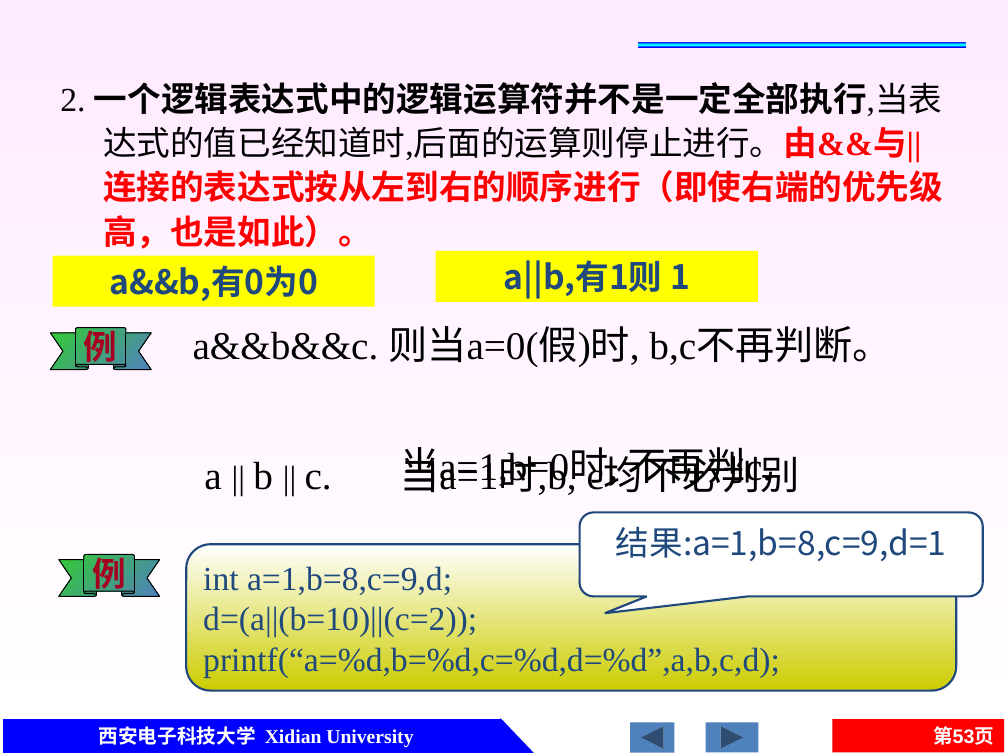
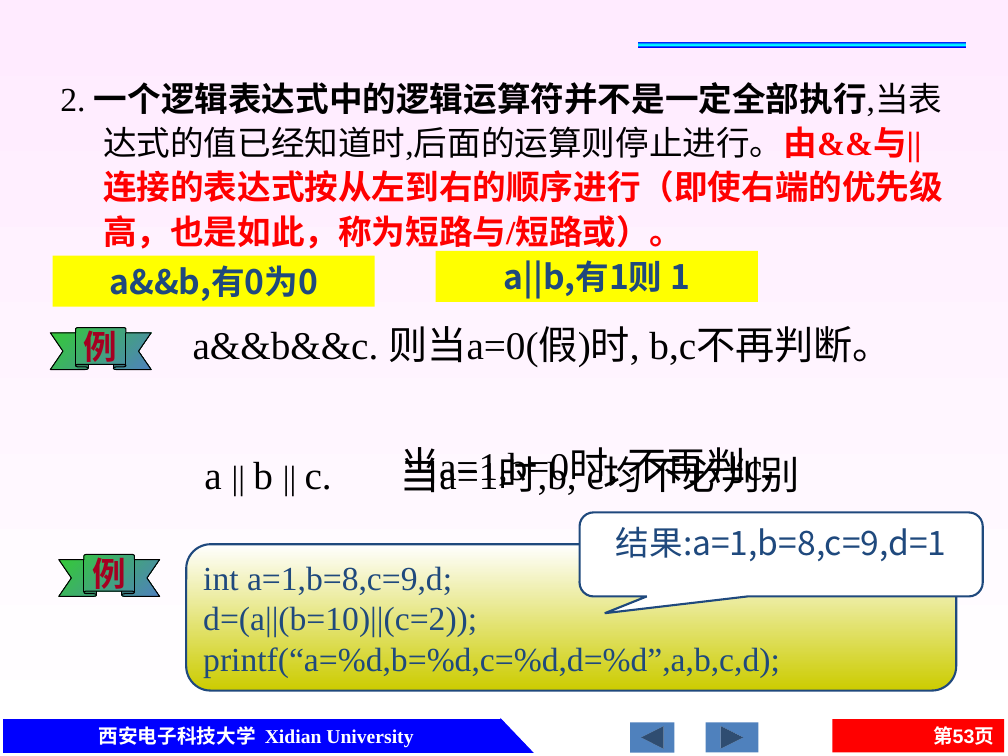
Before and after one commit to jtrfid/C-Repositories, a slide deck: slide 53 of 2016/C语言/课件/第2章 C的基本数据类型及运算.pptx. Drawn at 1008x756 pixels with LibreOffice and Linux fonts; fonts in the diff are those of the drawing. Boxes give left, top, right and bottom in pixels: in the first picture for what was removed or moved away, otherwise in the second. Text is boxed around its words. In the diff, an @@ line names an element or a change of style, - is before the commit and + after.

Commit message:
短路与、短路或

```diff
--- a/2016/C语言/课件/第2章 C的基本数据类型及运算.pptx
+++ b/2016/C语言/课件/第2章 C的基本数据类型及运算.pptx
@@ text at (60, 82, 943, 253): text changed @@
-2. 一个逻辑表达式中的逻辑运算符并不是一定全部执行,当表达式的值已经知道时,后面的运算则停止进行。由&&与||连接的表达式按从左到右的顺序进行（即使右端的优先级高，也是如此）。
+2. 一个逻辑表达式中的逻辑运算符并不是一定全部执行,当表达式的值已经知道时,后面的运算则停止进行。由&&与||连接的表达式按从左到右的顺序进行（即使右端的优先级高，也是如此，称为短路与/短路或）。
```
